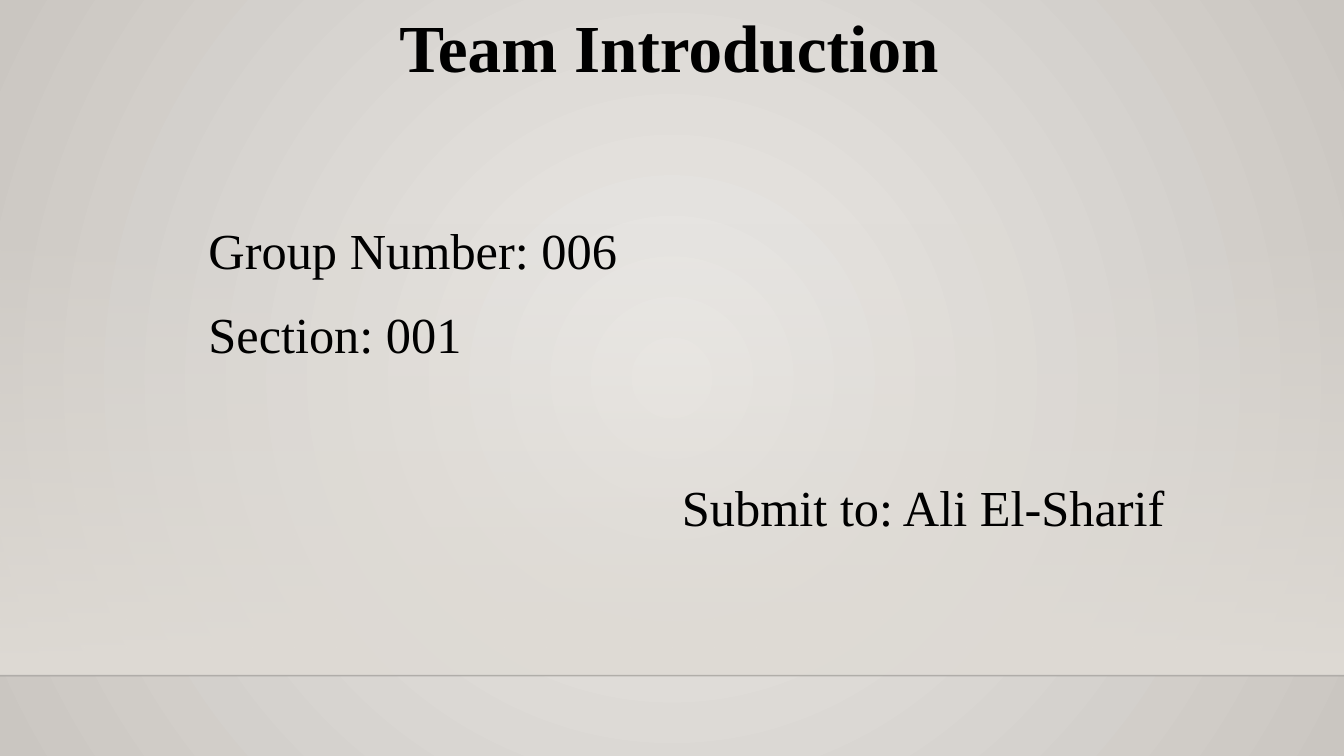
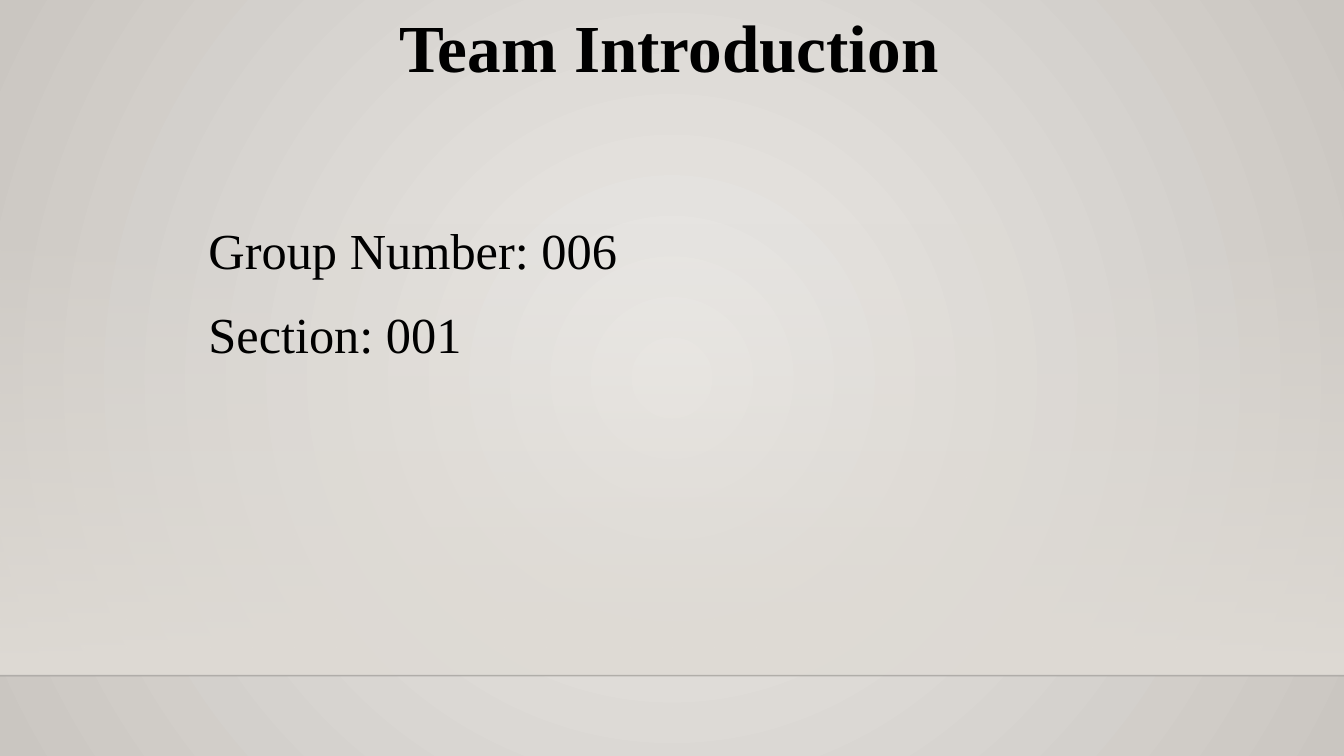
Before and after one commit to rajgabani/DAB-103-006-001, a slide deck: slide 1 of Project.pptx. Drawn at 1344x756 pixels with LibreOffice and Linux fonts; fonts in the diff are those of the drawing; background and template pictures are left out. Boxes give left, top, right and bottom in pixels: in the first picture for what was removed or moved away, otherwise in the second. Text is boxed around its words. In the diff, an @@ line names an element or a change of style, - is before the commit and + after.

Commit message:
phase-2 final

```diff
--- a/Project.pptx
+++ b/Project.pptx
@@ text removed at (682,490,1165,527) @@
-Submit to: Ali El-Sharif
```
